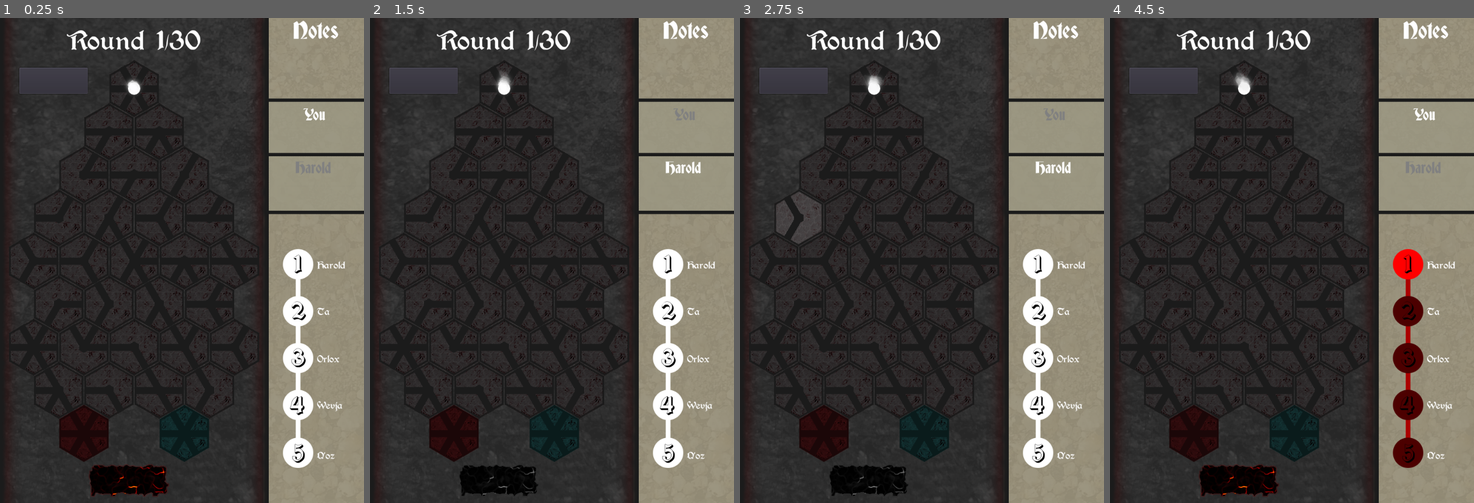
Above: before the commit, frames 1-4 (left to right).
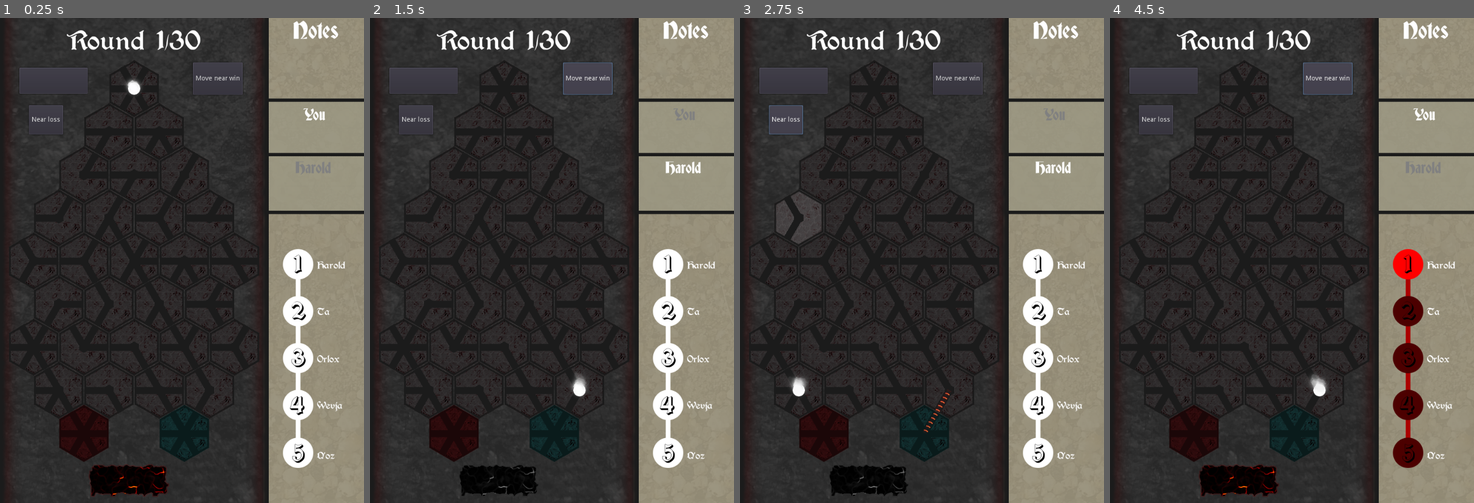
Above: after the commit, the same moments.

Repository: ollie-d/soul_weaver_LD53
Game: Godot game, scene res://Scenes/Levels/BaseLevel.tscn
The game is run twice, just before and just after one commit, with the same random seed, the same clock (stepped at 60 frames per second) and the same inputs. This scene is started directly instead of the project's main scene.
Inputs (mouse positions are in pixels of both pictures, inside the frame that each line leads up to):
- Up to frame 1 (0.25 s): no input
- Up to frame 2 (1.5 s): click (497, 478) at 0.5 s; click (588, 76) at 1.25 s, where only the run after the commit has a clickable "Move near win"
- Up to frame 3 (2.75 s): click (787, 119) at 2 s, where only the run after the commit has a clickable "Near loss"
- Up to frame 4 (4.5 s): click (1164, 81) at 2.75 s; click (1299, 372) at 3.5 s; click (1328, 76) at 4.25 s, where only the run after the commit has a clickable "Move near win"

The runs differ from the first frame. In frame 1, 0.4% of the frame differs, in the area x 8-67%, y 9-24%; in frame 2, 1.3%; in frame 3, 1.1%; in frame 4, 1.3%, in the area x 8-67%, y 9-79%.

Commit message:
Final stretch
Need to confirm turn limit exceeding causes defeat, then I just need to disable debug buttons and we're all good.

Diff:
--- a/Godot/Scenes/Globals/global_music.gd
+++ b/Godot/Scenes/Globals/global_music.gd
@@ -19,7 +19,8 @@
 
 
 func play_music():
-	$MainTheme.play()
+	if !$MainTheme.playing:
+		$MainTheme.play()
 
 
 func stop_music():
@@ -28,4 +29,5 @@
 
 
 func play_boss_music():
-	$BossTheme.play()
+	if !$BossTheme.playing:
+		$BossTheme.play()
--- a/Godot/Scenes/Levels/BaseLevel.tscn
+++ b/Godot/Scenes/Levels/BaseLevel.tscn
@@ -486,6 +486,20 @@
 margin_right = 415.0
 margin_bottom = 128.0
 
+[node name="Button3" type="Button" parent="Board"]
+margin_left = 637.0
+margin_top = 62.0
+margin_right = 742.0
+margin_bottom = 130.0
+text = "Move near win"
+
+[node name="Button4" type="Button" parent="Board"]
+margin_left = 291.0
+margin_top = 152.0
+margin_right = 354.0
+margin_bottom = 214.0
+text = "Near loss"
+
 [node name="Label" type="Label" parent="."]
 anchor_left = 0.5
 anchor_right = 0.5
@@ -571,6 +585,8 @@
 [connection signal="pressed" from="Board/Button" to="Board" method="_on_Button_pressed"]
 [connection signal="pressed" from="Board/CheckConnect" to="." method="_on_CheckConnect_pressed"]
 [connection signal="pressed" from="Board/Button2" to="." method="_on_Button2_pressed"]
+[connection signal="pressed" from="Board/Button3" to="Board" method="_on_Button3_pressed"]
+[connection signal="pressed" from="Board/Button4" to="Board" method="_on_Button4_pressed"]
 [connection signal="timeout" from="Timer" to="." method="_on_Timer_timeout"]
 
 [editable path="Board/WeirdButton"]
--- a/Godot/Scenes/Levels/Level02.tscn
+++ b/Godot/Scenes/Levels/Level02.tscn
@@ -487,6 +487,12 @@
 [node name="Timer" type="Timer" parent="Board"]
 one_shot = true
 
+[node name="Button4" type="Button" parent="Board"]
+margin_left = 324.0
+margin_top = 80.0
+margin_right = 365.0
+margin_bottom = 116.0
+
 [node name="Label" type="Label" parent="."]
 anchor_left = 0.5
 anchor_right = 0.5
@@ -578,6 +584,7 @@
 [connection signal="pressed" from="Board/WeirdButton/Button" to="Board" method="_on_Button_pressed"]
 [connection signal="pressed" from="Board/Button" to="Board" method="_on_Button_pressed"]
 [connection signal="pressed" from="Board/CheckConnect" to="." method="_on_CheckConnect_pressed"]
+[connection signal="pressed" from="Board/Button4" to="Board" method="_on_Button4_pressed"]
 [connection signal="timeout" from="Timer" to="." method="_on_Timer_timeout"]
 [connection signal="pressed" from="Button" to="." method="_on_Button_pressed"]
 
--- a/Godot/Scenes/Levels/Level03.tscn
+++ b/Godot/Scenes/Levels/Level03.tscn
@@ -478,6 +478,12 @@
 margin_right = 339.0
 margin_bottom = 95.0
 
+[node name="Button4" type="Button" parent="Board"]
+margin_left = 292.0
+margin_top = 135.0
+margin_right = 348.0
+margin_bottom = 175.0
+
 [node name="Label" type="Label" parent="."]
 anchor_left = 0.5
 anchor_right = 0.5
@@ -563,6 +569,7 @@
 [connection signal="pressed" from="Board/Button" to="Board" method="_on_Button_pressed"]
 [connection signal="pressed" from="Board/CheckConnect" to="." method="_on_CheckConnect_pressed"]
 [connection signal="pressed" from="Board/Button2" to="." method="_on_Button2_pressed"]
+[connection signal="pressed" from="Board/Button4" to="Board" method="_on_Button4_pressed"]
 [connection signal="timeout" from="Timer" to="." method="_on_Timer_timeout"]
 
 [editable path="Board/WeirdButton"]
--- a/Godot/Scenes/Levels/Level04.tscn
+++ b/Godot/Scenes/Levels/Level04.tscn
@@ -478,6 +478,12 @@
 margin_right = 395.0
 margin_bottom = 140.0
 
+[node name="Button4" type="Button" parent="Board"]
+margin_left = 281.0
+margin_top = 172.0
+margin_right = 352.0
+margin_bottom = 256.0
+
 [node name="Label" type="Label" parent="."]
 anchor_left = 0.5
 anchor_right = 0.5
@@ -563,6 +569,7 @@
 [connection signal="pressed" from="Board/Button" to="Board" method="_on_Button_pressed"]
 [connection signal="pressed" from="Board/CheckConnect" to="." method="_on_CheckConnect_pressed"]
 [connection signal="pressed" from="Board/Button2" to="." method="_on_Button2_pressed"]
+[connection signal="pressed" from="Board/Button4" to="Board" method="_on_Button4_pressed"]
 [connection signal="timeout" from="Timer" to="." method="_on_Timer_timeout"]
 
 [editable path="Board/WeirdButton"]
--- a/Godot/Scenes/Levels/Level05.tscn
+++ b/Godot/Scenes/Levels/Level05.tscn
@@ -516,6 +516,12 @@
 margin_right = 395.0
 margin_bottom = 140.0
 
+[node name="Button4" type="Button" parent="Board"]
+margin_left = 264.0
+margin_top = 258.0
+margin_right = 308.0
+margin_bottom = 299.0
+
 [node name="Label" type="Label" parent="."]
 anchor_left = 0.5
 anchor_right = 0.5
@@ -649,6 +655,7 @@
 [connection signal="pressed" from="Board/Button" to="Board" method="_on_Button_pressed"]
 [connection signal="pressed" from="Board/CheckConnect" to="." method="_on_CheckConnect_pressed"]
 [connection signal="pressed" from="Board/Button2" to="." method="_on_Button2_pressed"]
+[connection signal="pressed" from="Board/Button4" to="Board" method="_on_Button4_pressed"]
 [connection signal="timeout" from="Timer" to="." method="_on_Timer_timeout"]
 [connection signal="timeout" from="FadeTimer" to="." method="_on_FadeTimer_timeout"]
 
--- a/Godot/Scenes/PathFinder.gd
+++ b/Godot/Scenes/PathFinder.gd
@@ -204,3 +204,7 @@
 
 func _on_Button3_pressed():
 	$Soul.position = $R7_03.position
+
+
+func _on_Button4_pressed():
+	$Soul.position = $R7_00.position
Not shown, changed: Godot/Export/index.html
Not shown, changed: Godot/Export/index.pck
Not shown, changed: Godot/Export/index.zip
